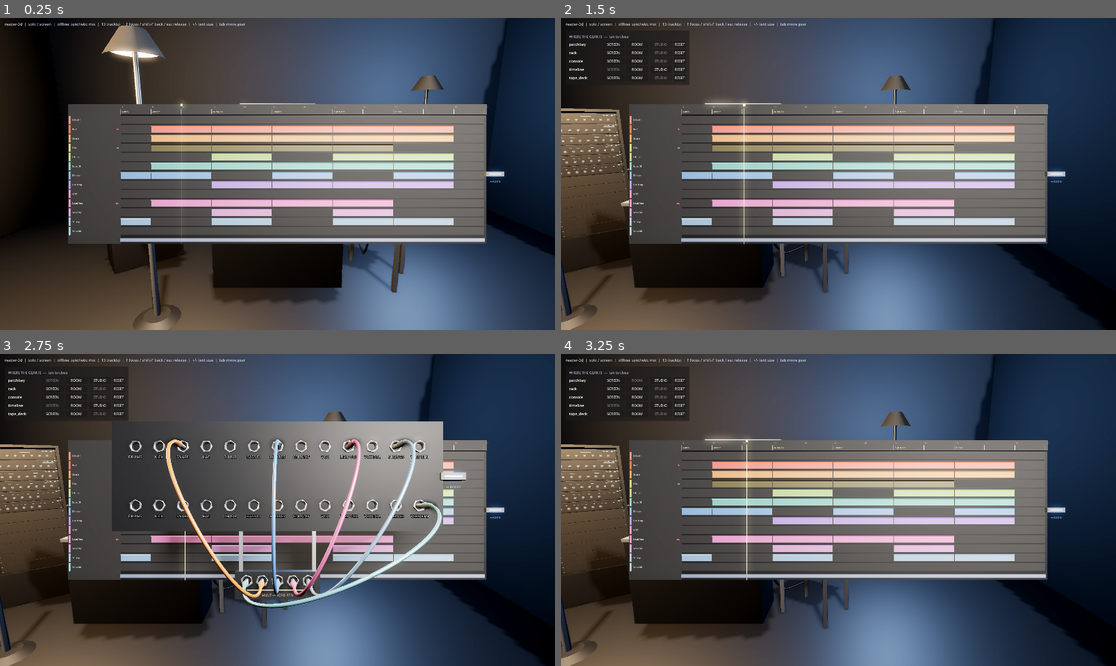
Above: before the commit, frames 1-4 (two rows, left to right).
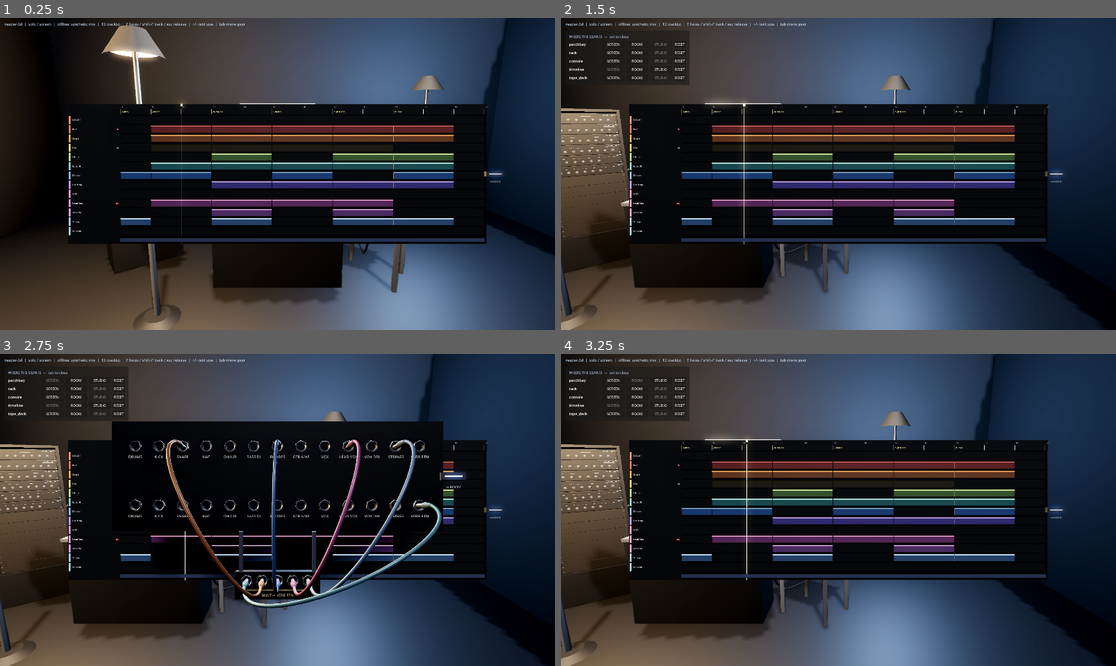
Above: after the commit, the same moments.

Repository: jacob-sabella/gd-dawlings
Game: Godot game, scene res://scenes/bootstrap.tscn
Two runs of this game, one before a commit and one after it. Both use one fixed random seed, a clock stepped at 60 frames per second and the inputs below.
Inputs (mouse positions are in pixels of both pictures, inside the frame that each line leads up to):
- Up to frame 1 (0.25 s): no input
- Up to frame 2 (1.5 s): tap Enter at 0.5 s; move the mouse to (960, 158) at 0.52 s; hold D 0.53-1.25 s; tap Tab at 0.6 s; click (960, 158) at 0.67 s; drag from (727, 189) to (810, 236) at 1.27 s
- Up to frame 3 (2.75 s): click "SCREEN" at 2 s
- Up to frame 4 (3.25 s): click "ROOM" at 2.75 s

The runs differ from the first frame. In frame 1, 33% of the frame differs, in the area x 12-91%, y 2-85%; in frame 2, 33%; in frame 3, 37%, in the area x 0-91%, y 18-85%; in frame 4, 33%.

Commit message:
On a monitor the camera is not a head, and pretending it was made people ill
The orbit camera swings on a two-metre boom. The body frame took its position
whole, so a mouse drag carried the console bodily around the room on the end of
that boom, through the furniture, while the mixer stood still. A drag on a
screen is a LOOK, not a turn.

The body is now a fixed mix position in screen mode: a standing spot at eye
height that summoned gear lands in front of and stays in front of. The camera
flies free. In AR and VR the head is still a head and the frame still follows
it, which is the case the deadzone was written for.

Also: the wrapped desk lies back sixty degrees like the flat one does. Leaving
the tilt out is what made the first wrapped console unbearable -- upright strips
at face height on a closed circle are a cell you stand in, not a desk you lean
over. The lay-back halves each tier's height in the field of view, so the tiers
cost less than the upright rows they replace.

And the tilt exposed a real effect: the gaze drop tips the whole circle, and a
tilted circle swings its LOW ends outward. The bottom tier read 65 degrees round
where the arc said 53. wrap_span_at solves for the worst tier and every row is
budgeted from that.

Diff:
--- a/core/presentation/ergonomics.gd
+++ b/core/presentation/ergonomics.gd
@@ -289,13 +289,41 @@
 	return ceiling
 
 
+## The arc a head-turn reaches on a row sitting `rise` above (or below) the middle of the arc.
+##
+## Not the same as `wrap_span`, and the difference is the one the tilted desk walked into. The
+## gaze drop tips the whole circle about the eye, and a tilted circle swings its LOW ends
+## outward: on a three-tier desk the bottom row reads about seven degrees further round than
+## the flat geometry says, which is how a layout that measured 53 degrees rendered at 65.
+##
+## Solved by bisection. The closed form exists and is longer than the loop.
+func wrap_span_at(radius: float, rise: float, touched: bool) -> float:
+	var drop := deg_to_rad(gaze_down if touched else gaze_down * 0.4)
+	var limit := deg_to_rad(clampf(head_turn, 5.0, 85.0))
+	var lo := 0.0
+	var hi := PI * 0.5
+	for _i in 28:
+		var mid := (lo + hi) * 0.5
+		var swung := atan2(radius * sin(mid), rise * sin(drop) + radius * cos(mid) * cos(drop))
+		if swung > limit:
+			hi = mid
+		else:
+			lo = mid
+	return 2.0 * radius * lo
+
+
 ## Total arc, over every row, available at `radius` -- rounded DOWN to whole modules per row so
 ## a row ends on a strip boundary rather than halfway through one.
+##
+## Every row gets the WORST row's span, not its own. Rows of different widths would hold
+## different numbers of strips, and a desk whose tiers end in different places is a desk you
+## cannot count along. One span, set by the bottom tier, is the cheaper answer.
 func wrap_capacity(radius: float, pitch: float, module: float) -> float:
-	var per_row := wrap_span(radius)
+	var rows := wrap_rows(radius, pitch)
+	var per_row := wrap_span_at(radius, -float(rows - 1) * pitch * 0.5, true)
 	if module > 0.0:
 		per_row = floor(per_row / module) * module
-	return per_row * float(wrap_rows(radius, pitch))
+	return per_row * float(rows)
 
 
 const WRAP_SEARCH_STEP := 0.01
--- a/hardware/console/console_surface.gd
+++ b/hardware/console/console_surface.gd
@@ -137,10 +137,11 @@
 
 	if compact and width >= WRAP_MIN_WIDTH:
 		var erg := Ergonomics.current
-		var pitch := ChannelStrip.HEIGHT + ROW_GAP
+		var pitch := _row_pitch()
 		_wrap = erg.wrap_radius_for(width, pitch, ChannelStrip.WIDTH, SMALLEST_CAP)
 		_rows = erg.wrap_rows(_wrap, pitch)
-		_row_span = floor(erg.wrap_span(_wrap) / ChannelStrip.WIDTH) * ChannelStrip.WIDTH
+		_row_span = floor(erg.wrap_span_at(_wrap, -float(_rows - 1) * pitch * 0.5, true)
+				/ ChannelStrip.WIDTH) * ChannelStrip.WIDTH
 		# Reported, not hidden. The desk is drawn either way -- a mixer that refuses to appear
 		# is worse than one you have to turn your head for -- but a session this wide has
 		# outgrown the body in front of it and the honest answer is a narrower bank.
@@ -324,9 +325,21 @@
 		row = clampi(int(floor(along / _row_span)), 0, _rows - 1)
 		along -= float(row) * _row_span
 	var theta := (along - _row_span * 0.5) / _wrap
-	var lift := float(row) * (ChannelStrip.HEIGHT + ROW_GAP)
-	return Transform3D(Basis(Vector3.UP, -theta), Vector3(
+	var lift := float(row) * _row_pitch()
+	# Tilted, exactly as the flat desk is tilted, and leaving this out is what made the first
+	# wrapped console unbearable: upright strips at face height on a closed circle are not a
+	# desk you lean over, they are a cell you stand in. The tilt is also what makes the rows
+	# affordable -- a panel laid back sixty degrees is half as tall in your field of view, so
+	# the tiers stack inside the same glance.
+	var lay := Basis(Vector3.RIGHT, -deg_to_rad(PANEL_TILT))
+	return Transform3D(Basis(Vector3.UP, -theta) * lay, Vector3(
 			sin(theta) * (_wrap - z), y + lift, _wrap - cos(theta) * (_wrap - z)))
+
+
+## How much height one tier of a wrapped desk costs. The panel's own height, foreshortened by
+## its lay-back, plus a seam.
+func _row_pitch() -> float:
+	return ChannelStrip.HEIGHT * cos(deg_to_rad(PANEL_TILT)) + ROW_GAP
 
 
 ## The three full-width slabs: the panel backing, the desk body and the armrest.
--- a/scenes/studio.gd
+++ b/scenes/studio.gd
@@ -379,8 +379,22 @@
 	# reason it exists. See body_frame.gd.
 	body = BodyFrame.new()
 	body.name = "BodyFrame"
-	body.head = head
 	add_child(body)
+	if medium == Presentation.Medium.SCREEN:
+		# On a monitor the camera is NOT a head, and pretending it is makes people ill. The
+		# orbit camera swings on a two-metre boom; letting the body take its position meant a
+		# mouse drag carried the console bodily around the room on the end of that boom,
+		# through the furniture, while the mixer stood still. A drag on a screen is a LOOK.
+		#
+		# So the body is a mix position instead: a fixed standing spot in the room at eye
+		# height, facing the way the room faces. Summoned gear lands in front of it and stays
+		# there, and the camera is free to fly around and look at it from anywhere. The gear
+		# is still placed from a body -- it is just not a body that chases the lens.
+		body.position = Vector3(0, ergonomics.eye_height, 0)
+	else:
+		# In AR and VR it really is a head, and following it is the whole point. See
+		# body_frame.gd for the deadzone that keeps a glance from dragging the room.
+		body.head = head
 
 	# A light that travels with the person. Summoned gear leaves the room's lamps behind -- the
 	# first rack pulled to arm's length arrived in total darkness, which is both useless and a
--- a/tests/run_tests.gd
+++ b/tests/run_tests.gd
@@ -3500,7 +3500,7 @@
 
 func _test_a_wide_desk_bends_round_you_instead_of_past_you() -> void:
 	var erg := Ergonomics.standing()
-	var pitch := ChannelStrip.HEIGHT + ConsoleSurface.ROW_GAP
+	var pitch := ChannelStrip.HEIGHT * cos(deg_to_rad(ConsoleSurface.PANEL_TILT)) + ConsoleSurface.ROW_GAP
 
 	# The arithmetic first, where it can be checked against a protractor rather than a render.
 	close_to("one head-turn each way is two radii of arc",
@@ -3510,9 +3510,9 @@
 	check("a bigger circle also makes room for another row",
 			erg.wrap_rows(1.0, pitch) > erg.wrap_rows(0.5, pitch))
 	check("one row always, even when nothing fits", erg.wrap_rows(0.01, pitch) >= 1)
-	check("capacity is whole strips, never a fraction of one",
-			is_equal_approx(fmod(erg.wrap_capacity(0.8, pitch, ChannelStrip.WIDTH)
-					/ ChannelStrip.WIDTH, 1.0), 0.0))
+	var in_strips := erg.wrap_capacity(0.8, pitch, ChannelStrip.WIDTH) / ChannelStrip.WIDTH
+	check("capacity is whole strips, never a fraction of one (%.3f)" % in_strips,
+			absf(in_strips - roundf(in_strips)) < 0.001)
 
 	# THE number this whole exercise turns on: at arm's length a neck sweeps about a metre of
 	# arc. Seventeen strips. Anyone who expects a wrap to swallow a 90-track session in one
